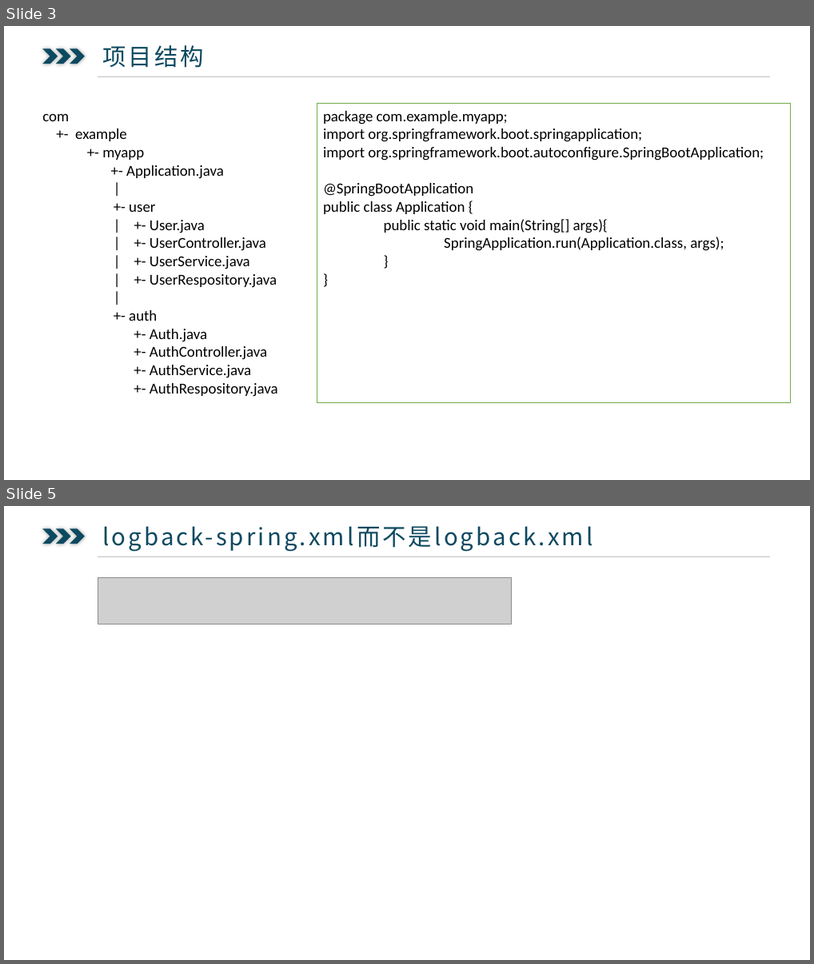
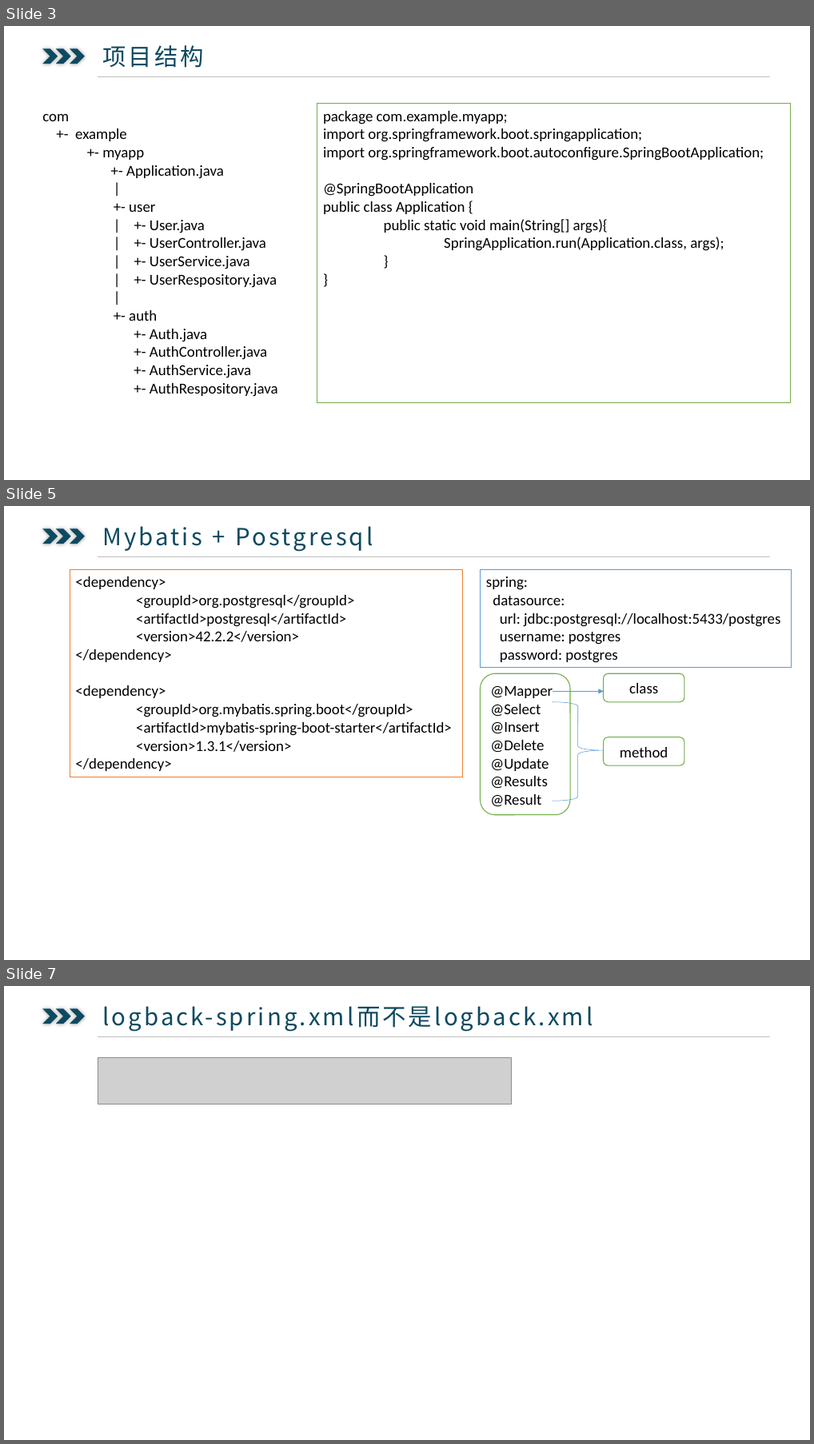
Before and after one commit to ysglyl/ppts, a slide deck: springboot.pptx. Shown one above the other, each under a label of ours: slides 3 and 5 before the commit, slides 3, 5 and 7 after it; the slides between them are not shown. The pictures are 814x964 and 814x1444 pixels, drawn with LibreOffice and Linux fonts; fonts in the diff are those of the drawing; grey boxes stand for pictures. Boxes give left, top, right and bottom in pixels: in the first picture for what was removed or moved away, otherwise in the second. Text is boxed around its words. In the diff, an @@ line names an element or a change of style, - is before the commit and + after.

```diff
--- a/springboot.pptx
+++ b/springboot.pptx
@@ slide 5 added at bbox=[4, 506, 810, 960], background #FFFFFF @@
@@ chevron added at bbox=[42, 528, 58, 544], fill #0D4960 @@
@@ chevron added at bbox=[56, 528, 71, 544], fill #0D4960 @@
@@ chevron added at bbox=[70, 528, 85, 544], fill #0D4960 @@
@@ text added at bbox=[98, 520, 449, 553], 28 pt, text #0D4960 @@
+  Mybatis + Postgresql
@@ rectangle added at bbox=[70, 569, 463, 777], fill #FFFFFF, outline #ED7D31 1 pt, 18 pt, text #000000 @@
+<dependency>
+<groupId>org.postgresql</groupId>
+<artifactId>postgresql</artifactId>
+<version>42.2.2</version>
+</dependency>
+<dependency>
+<groupId>org.mybatis.spring.boot</groupId>
+<artifactId>mybatis-spring-boot-starter</artifactId>
+<version>1.3.1</version>
+</dependency>
@@ line added from (98, 556) to (771, 556), #BFBFBF 0.5 pt @@
@@ rectangle added at bbox=[481, 569, 792, 668], fill #FFFFFF, outline #5B9BD5 1 pt, 18 pt, text #000000 @@
+spring:
+datasource:
+url: jdbc:postgresql://localhost:5433/postgres
+username: postgres
+password: postgres
@@ rounded rectangle added at bbox=[481, 673, 571, 815], fill #FFFFFF, outline #70AD47 1 pt, 18 pt, text #000000 @@
+@Mapper
+@Select
+@Insert
+@Delete
+@Update
+@Results
+@Result
@@ rounded rectangle added at bbox=[603, 673, 685, 702], fill #FFFFFF, outline #70AD47 1 pt, 18 pt, text #000000 @@
+class
@@ arrow added from (553, 691) to (603, 691), #5B9BD5 0.5 pt @@
@@ right brace added at bbox=[553, 702, 603, 800], outline #5B9BD5 0.5 pt @@
@@ rounded rectangle added at bbox=[603, 737, 685, 765], fill #FFFFFF, outline #70AD47 1 pt, 18 pt, text #000000 @@
+method
@@ what was slide 5 is now slide 7 @@
```
Also in this commit, not shown: 1 slide changed, 1 other slide added, 2 slides removed, 1 other file.
